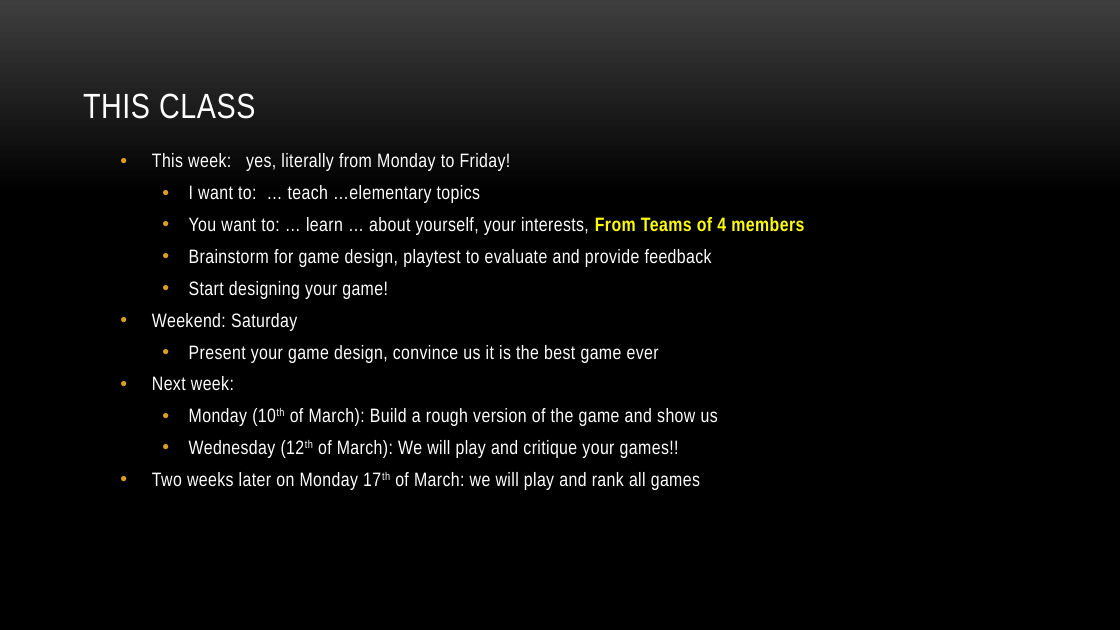
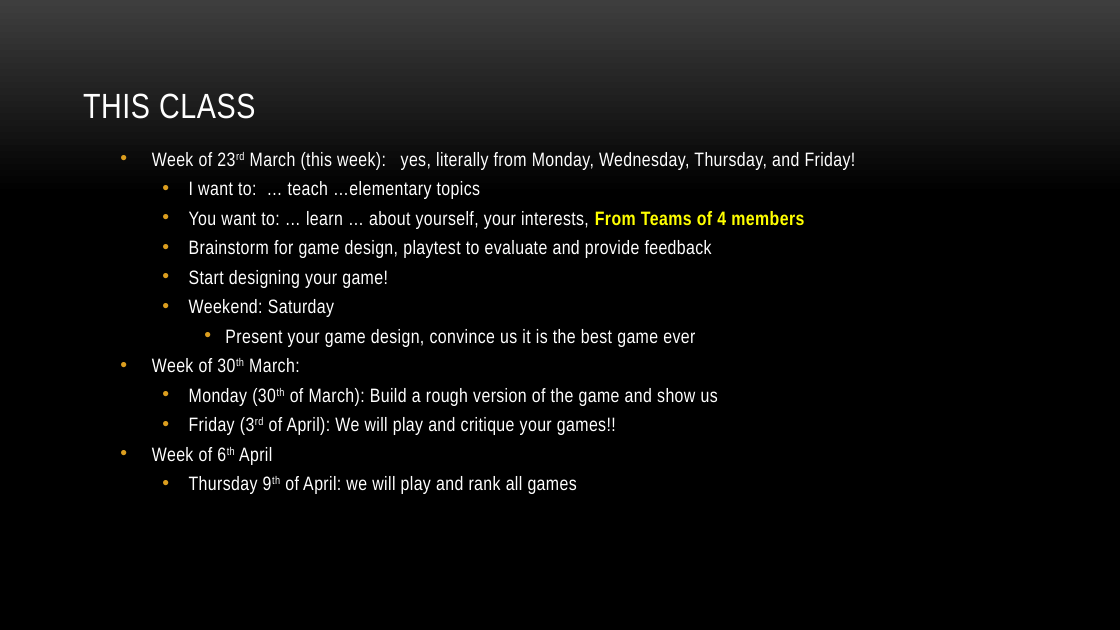
Before and after one commit to myuwbclasses/IntroGameDev-XJTU, a slide deck: slide 10 of PPT/Intro.pptx. Drawn at 1120x630 pixels with LibreOffice and Linux fonts; fonts in the diff are those of the drawing; background and template pictures are left out. Boxes give left, top, right and bottom in pixels: in the first picture for what was removed or moved away, otherwise in the second. Text is boxed around its words. In the diff, an @@ line names an element or a change of style, - is before the commit and + after.

```diff
--- a/PPT/Intro.pptx
+++ b/PPT/Intro.pptx
@@ text at [152,152,856,170]: text changed @@
-• This week: yes, literally from Monday to Friday!
+• Week of 23rd March (this week): yes, literally from Monday, Wednesday, Thursday, and Friday!
@@ text at [189,181,804,347]: line spacing 0.9 to 0.8; list level 1 to 2 in "Weekend: Saturday"; list level 2 to 3 in "Present your game design, convince ..." @@
@@ text at [152,358,718,494]: text changed @@
-• Next week:
-  • Monday (10th of March): Build a rough version of the game and show us
-  • Wednesday (12th of March): We will play and critique your games!!
-• Two weeks later on Monday 17th of March: we will play and rank all games
+• Week of 30th March:
+  • Monday (30th of March): Build a rough version of the game and show us
+  • Friday (3rd of April): We will play and critique your games!!
+• Week of 6th April
+  • Thursday 9th of April: we will play and rank all games
```
Also in this commit, not shown: 6 other slides changed, 1 other file.
